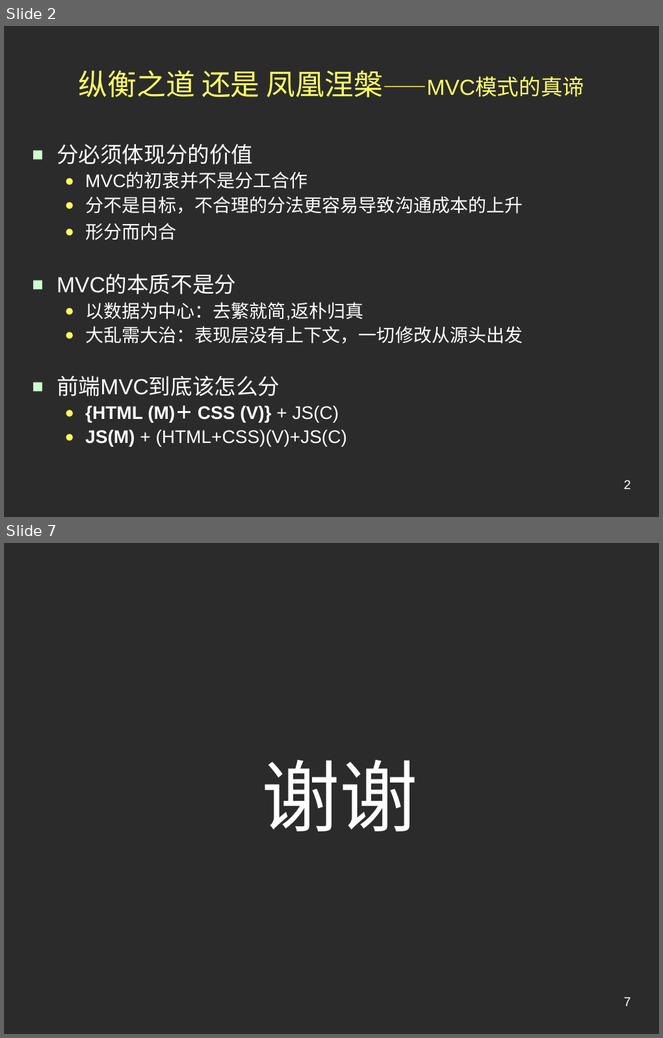
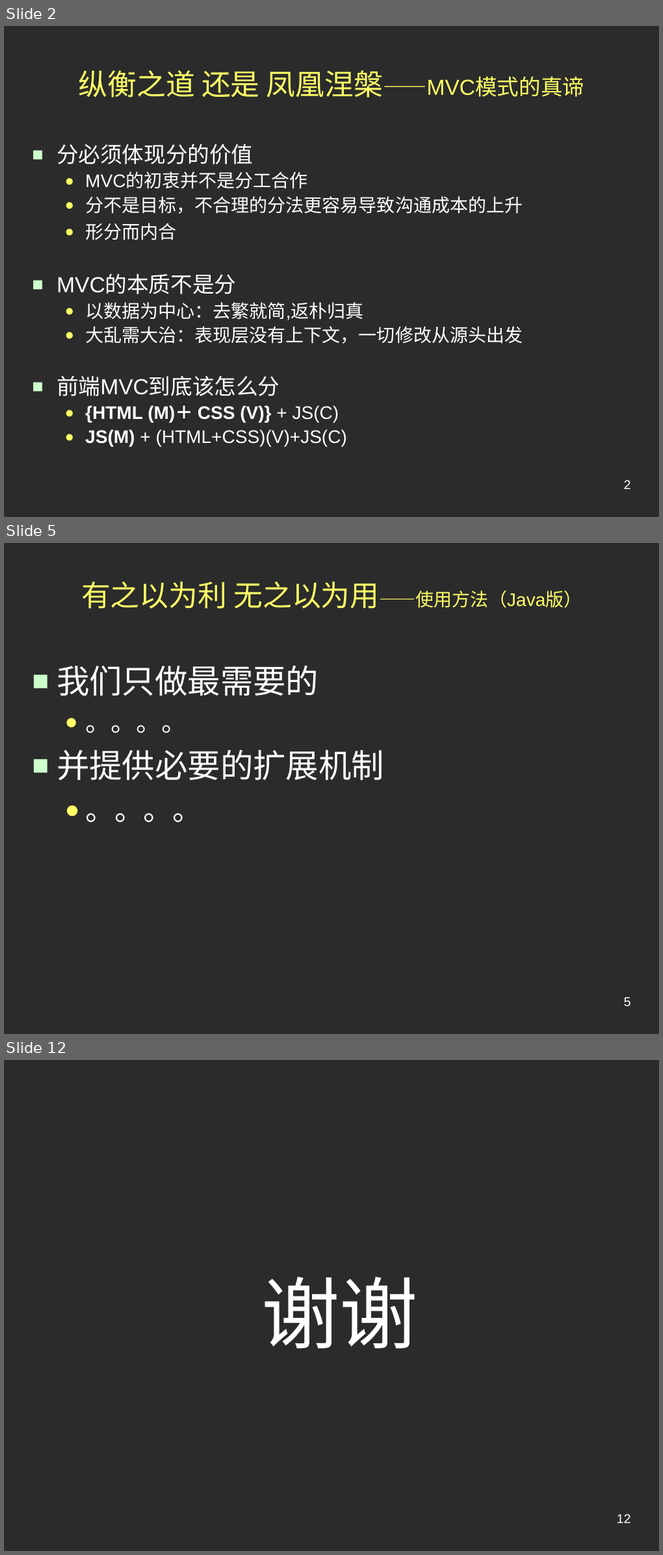
Before and after one commit to conzi/lite, a slide deck: Lite/web/doc/Preview.ppt. Shown one above the other, each under a label of ours: slides 2 and 7 before the commit, slides 2, 5 and 12 after it; the slides between them are not shown. The pictures are 663x1038 and 663x1555 pixels, drawn with LibreOffice and Linux fonts; fonts in the diff are those of the drawing; background and template pictures are left out; a plain dark background stands for a picture behind light text. Boxes give left, top, right and bottom in pixels: in the first picture for what was removed or moved away, otherwise in the second. Text is boxed around its words. In the diff, an @@ line names an element or a change of style, - is before the commit and + after.

```diff
--- a/Lite/web/doc/Preview.ppt
+++ b/Lite/web/doc/Preview.ppt
@@ slide 5 added at (x1=4, y1=543, x2=659, y2=1034), background picture (left out) @@
@@ title added at (x1=81, y1=581, x2=582, y2=609), 20 pt, text #FFFF66 @@
+有之以为利 无之以为用——使用方法（Java版）
@@ text added at (x1=57, y1=665, x2=384, y2=823), 36 pt, text #FFFFFF @@
+■ 我们只做最需要的
+  ● 。。。。
+■ 并提供必要的扩展机制
+  ● 。。。。
@@ page number added at (x1=624, y1=997, x2=631, y2=1006), 14 pt, text #FFFFFF @@
+5
@@ what was slide 7 is now slide 12 @@
@@ page number at (x1=617, y1=1514, x2=631, y2=1523): text changed @@
-7
+12
```
Also in this commit, not shown: 4 slides changed, 4 other slides added.
